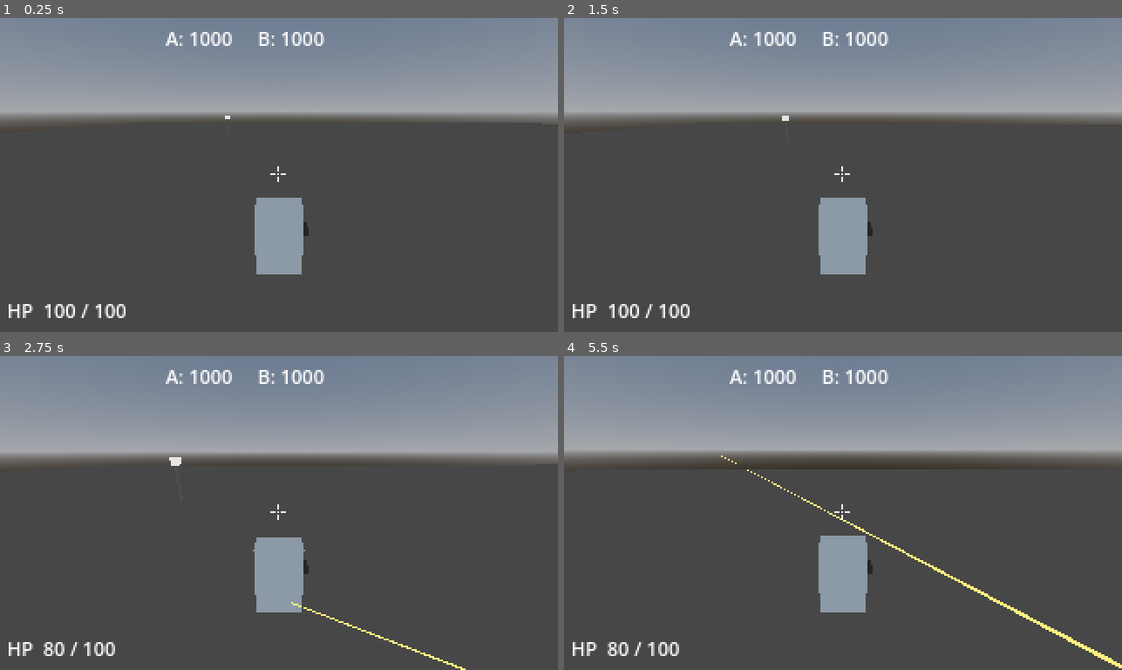
Above: before the commit, frames 1-4 (two rows, left to right).
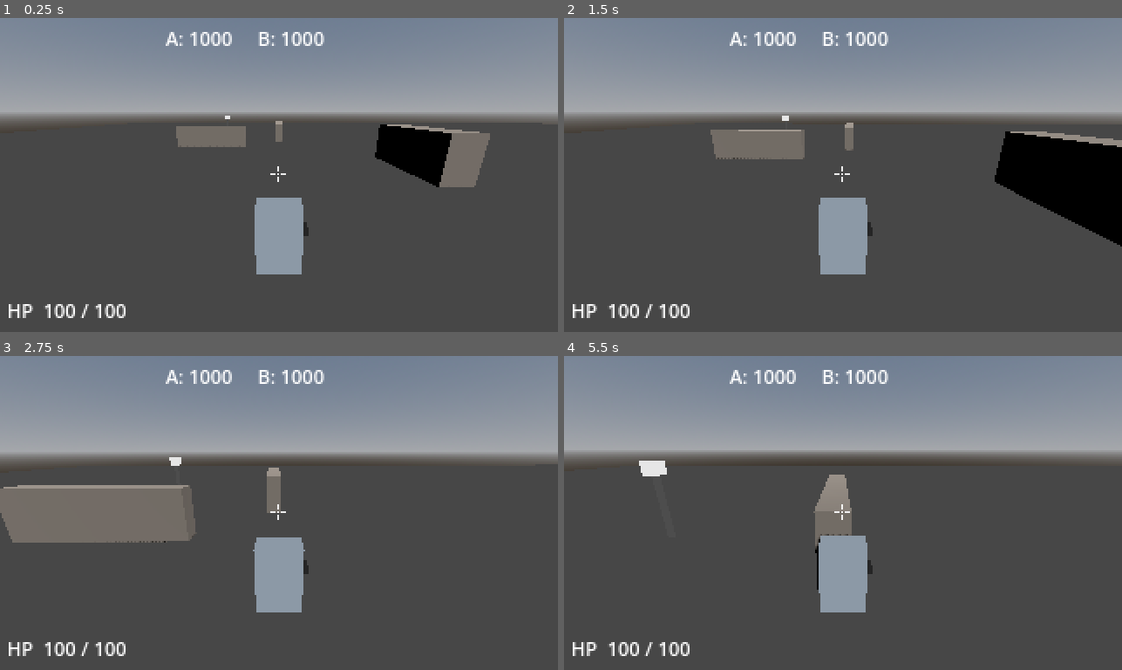
Above: after the commit, the same moments.

Repository: jonathandaley/Hardpoint
Game: Godot game, scene res://scenes/arena/Arena.tscn
Same seed, same stepped clock (60 frames per second), same inputs: the game is played once before the commit and once after it.
Inputs (mouse positions are in pixels of both pictures, inside the frame that each line leads up to):
- Up to frame 1 (0.25 s): no input
- Up to frame 2 (1.5 s): tap Enter (ui_accept) at 0.5, 0.77 s; move the mouse to (870, 175) at 0.52 s; press the mouse at (870, 175) at 0.53 s; hold W (move_forward) from 0.53 s (still down); move the mouse to (815, 175) at 1.27 s; release the mouse at (815, 175) at 1.28 s; right-click (815, 175) at 1.35 s
- Up to frame 3 (2.75 s): keep holding W (move_forward); tap Enter (ui_accept) at 1.52 s; move the mouse to (290, 506) at 2.02 s; press the mouse at (290, 506) at 2.03 s
- Up to frame 4 (5.5 s): keep holding W (move_forward); move the mouse to (837, 519) at 2.77 s; release the mouse at (837, 519) at 2.78 s; right-click (837, 519) at 2.85 s; tap Enter (ui_accept) at 3.02, 3.77, 4.52, 5 s; move the mouse to (887, 516) at 3.52 s; press the mouse at (887, 516) at 3.53 s; move the mouse to (798, 509) at 4.27 s; release the mouse at (798, 509) at 4.28 s; right-click (798, 509) at 4.35 s; move the mouse to (848, 513) at 5.02 s; press the mouse at (848, 513) at 5.03 s

The runs differ from the first frame. In frame 1, 4.0% of the frame differs, in the area x 31-88%, y 32-54%; in frame 2, 7.3%, in the area x 26-100%, y 33-73%; in frame 3, 7.0%; in frame 4, 2.6%.

Commit message:
Add cover objects to arena
10 concrete blocks placed procedurally:
- 4 mid-field walls (±10, ±10) breaking the east-west spawn sightline
- 2 flanking walls either side of the center beacon
- L-shaped cover at each outer beacon forcing an approach angle

Co-Authored-By: Claude Sonnet 4.6 <noreply@anthropic.com>

Diff:
--- a/scenes/arena/Arena.gd
+++ b/scenes/arena/Arena.gd
@@ -12,6 +12,7 @@
 
 func _ready() -> void:
 	_create_walls()
+	_create_cover()
 	_wire_beacons()
 	_setup_players()
 	match_node.match_ended.connect(_on_match_ended)
@@ -38,6 +39,46 @@
 		shape.size = w[1]
 		col.shape = shape
 		body.add_child(col)
+		add_child(body)
+
+func _create_cover() -> void:
+	var mat := StandardMaterial3D.new()
+	mat.albedo_color = Color(0.50, 0.47, 0.44, 1)
+	mat.shading_mode = BaseMaterial3D.SHADING_MODE_PER_PIXEL
+
+	# [world_position, box_size]
+	var blocks: Array = [
+		# Mid-field: four walls that break the east-west spawn sightline
+		# and create cover corridors running north-south
+		[Vector3(-10, 1.5,  10), Vector3(2, 3, 8)],
+		[Vector3(-10, 1.5, -10), Vector3(2, 3, 8)],
+		[Vector3( 10, 1.5,  10), Vector3(2, 3, 8)],
+		[Vector3( 10, 1.5, -10), Vector3(2, 3, 8)],
+		# Center beacon (0,0,0): short flanking walls east and west
+		[Vector3(-6, 1.25, 0), Vector3(1, 2.5, 6)],
+		[Vector3( 6, 1.25, 0), Vector3(1, 2.5, 6)],
+		# Beacon 2 (-28,0,-28): L-shaped approach cover
+		[Vector3(-20, 1.25, -28), Vector3(1, 2.5, 8)],
+		[Vector3(-28, 1.25, -20), Vector3(8, 2.5, 1)],
+		# Beacon 3 (28,0,28): mirrored L
+		[Vector3( 20, 1.25,  28), Vector3(1, 2.5, 8)],
+		[Vector3( 28, 1.25,  20), Vector3(8, 2.5, 1)],
+	]
+
+	for b in blocks:
+		var body := StaticBody3D.new()
+		body.position = b[0]
+		var col := CollisionShape3D.new()
+		var shape := BoxShape3D.new()
+		shape.size = b[1]
+		col.shape = shape
+		body.add_child(col)
+		var mesh_inst := MeshInstance3D.new()
+		var mesh := BoxMesh.new()
+		mesh.size = b[1]
+		mesh_inst.mesh = mesh
+		mesh_inst.set_surface_override_material(0, mat)
+		body.add_child(mesh_inst)
 		add_child(body)
 
 func _wire_beacons() -> void:
